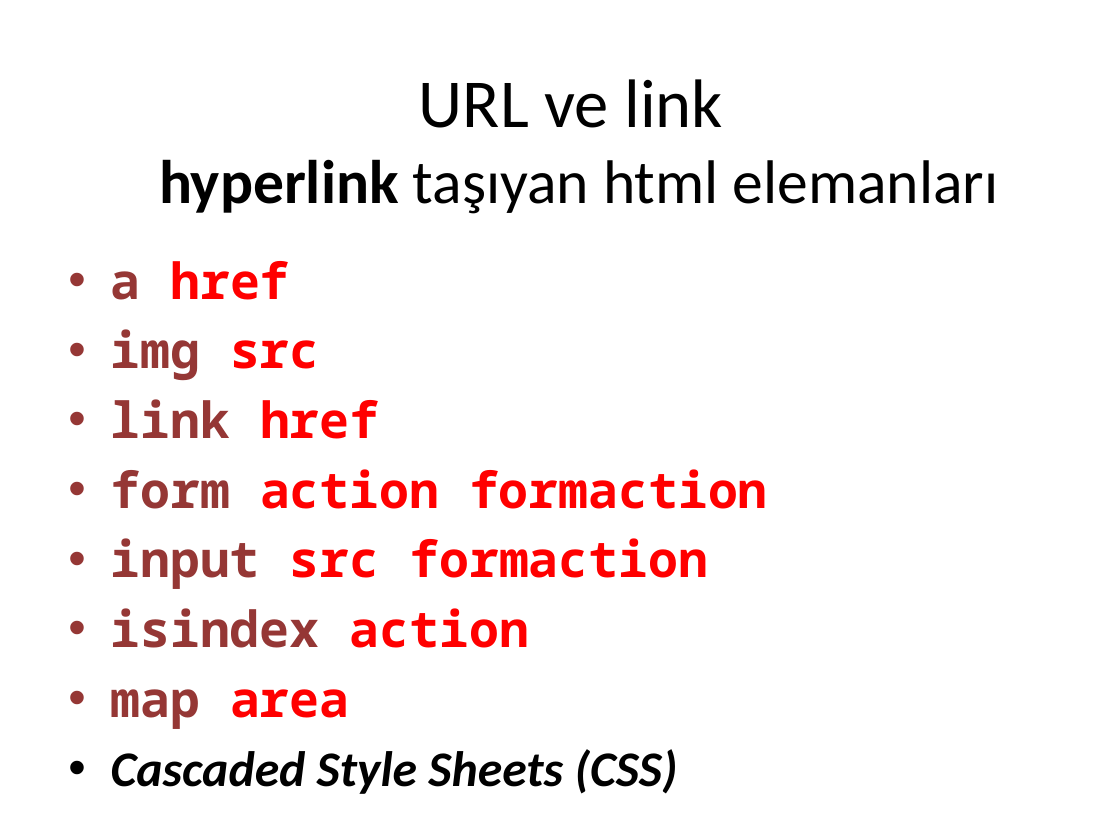
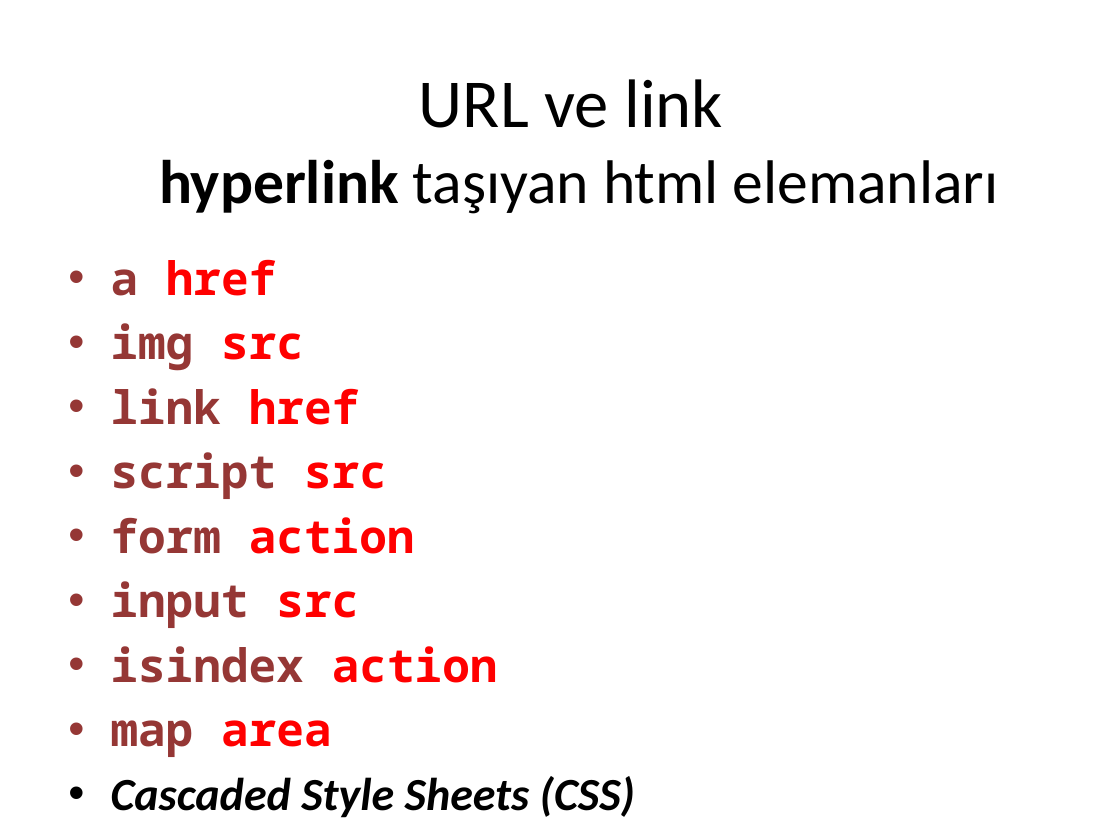
Before and after one commit to cemmerven/attrac, a slide deck: slide 4 of AttendanceTracker/Url ve link.pptx. Drawn at 1120x840 pixels with LibreOffice and Linux fonts; fonts in the diff are those of the drawing. Boxes give left, top, right and bottom in pixels: in the first picture for what was removed or moved away, otherwise in the second. Text is boxed around its words. In the diff, an @@ line names an element or a change of style, - is before the commit and + after.

Commit message:
added html form samples

```diff
--- a/AttendanceTracker/Url ve link.pptx
+++ b/AttendanceTracker/Url ve link.pptx
@@ text at (111, 259, 635, 818): size 32 to 29.6 pt in "a href", "img src", "link href", "isindex action" and 2 more places @@
@@ text at (111, 452, 415, 628): text changed; size 32 to 29.6 pt; text colour #FF0000 to #953735 @@
-• form action formaction
-• input src formaction
+• script src
+• form action
+• input src
```
Also in this commit, not shown: 2 other slides changed, 6 slides added, 6 other files.
